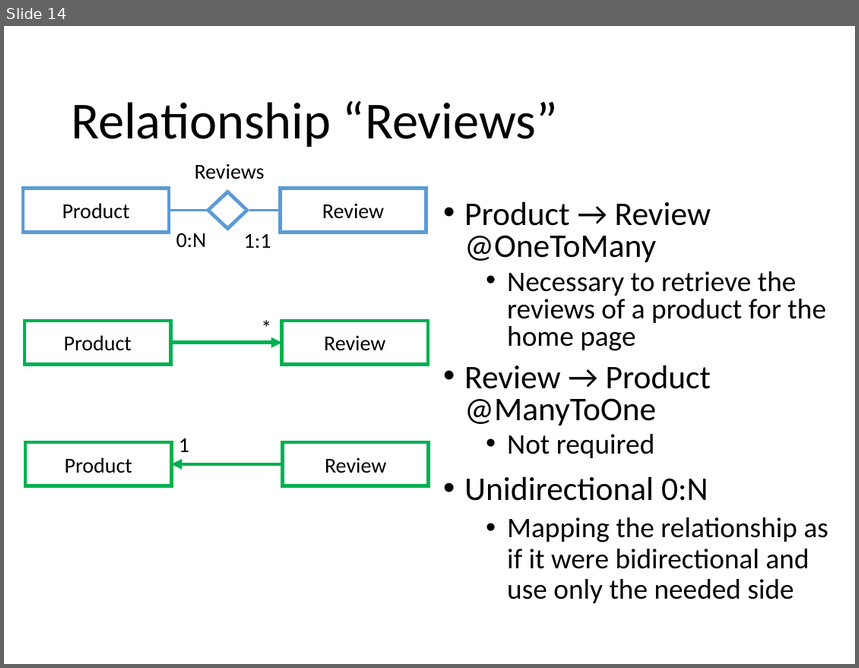
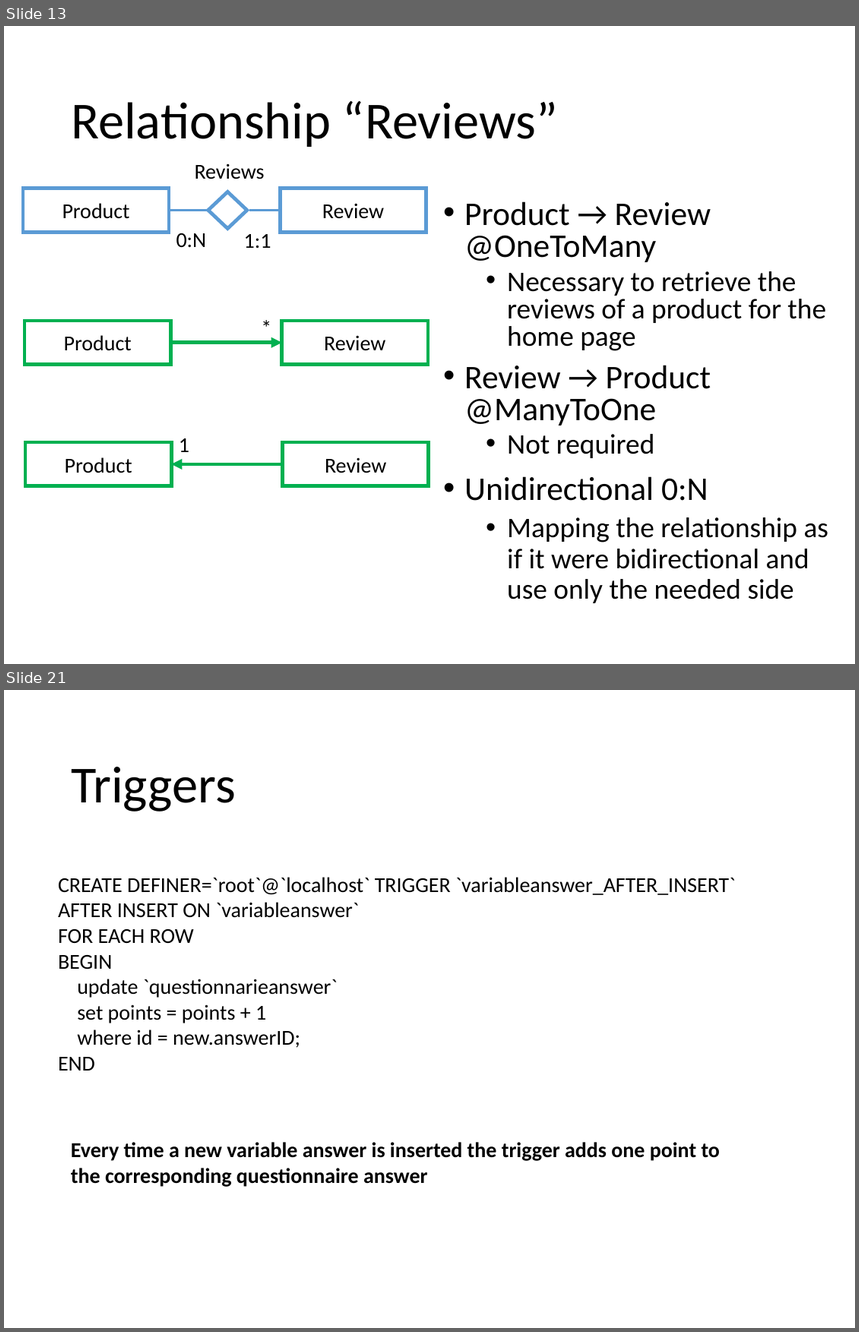
Before and after one commit to riccardo-nannini/Gamified-Marketing-Application, a slide deck: DD.pptx. Shown one above the other, each under a label of ours: slide 14 before the commit, slides 13 and 21 after it; the slides between them are not shown. The pictures are 859x668 and 859x1332 pixels, drawn with LibreOffice and Linux fonts; fonts in the diff are those of the drawing. Boxes give left, top, right and bottom in pixels: in the first picture for what was removed or moved away, otherwise in the second. Text is boxed around its words. In the diff, an @@ line names an element or a change of style, - is before the commit and + after.

```diff
--- a/DD.pptx
+++ b/DD.pptx
@@ slide 21 added at [4,690,855,1328], background #FFFFFF @@
@@ title added at [71,767,236,812], 44 pt, text #000000 @@
+Triggers
@@ text added at [58,877,735,1071], 18 pt, text #000000 @@
+CREATE DEFINER=`root`@`localhost` TRIGGER `variableanswer_AFTER_INSERT`
+AFTER INSERT ON `variableanswer`
+FOR EACH ROW
+BEGIN
+update `questionnarieanswer`
+set points = points + 1
+where id = new.answerID;
+END
@@ text added at [71,1142,720,1187], 18 pt, text #000000, bold @@
+Every time a new variable answer is inserted the trigger adds one point to the corresponding questionnaire answer
@@ what was slide 14 is now slide 13 @@
```
Also in this commit, not shown: 8 slides changed, 3 other slides added, 2 slides removed, 14 other files.
